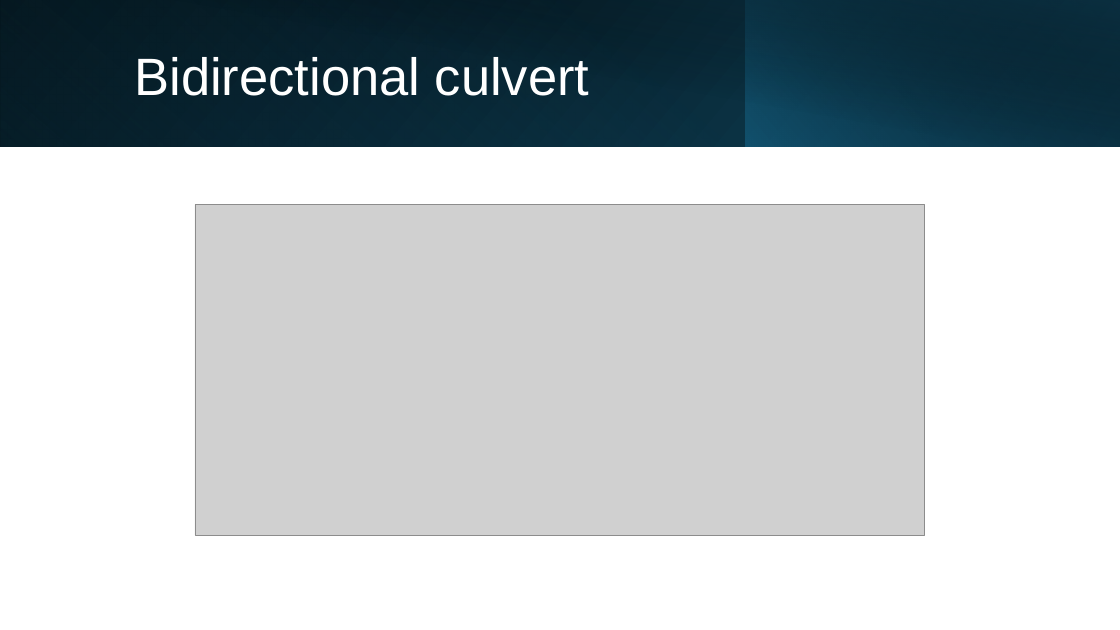
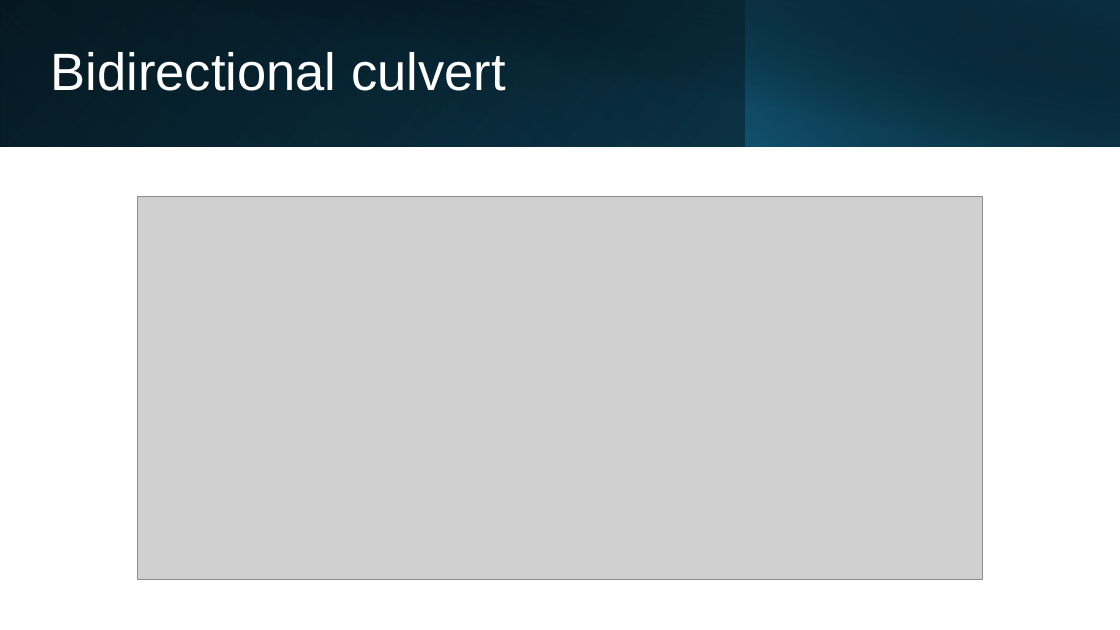
Before and after one commit to clairewang23/hre-model, a slide deck: slide 3 of Presentations/HRE culvert scale model.pptx. Drawn at 1120x630 pixels with LibreOffice and Linux fonts; fonts in the diff are those of the drawing; grey boxes stand for pictures. Boxes give left, top, right and bottom in pixels: in the first picture for what was removed or moved away, otherwise in the second. Text is boxed around its words. In the diff, an @@ line names an element or a change of style, - is before the commit and + after.

```diff
--- a/Presentations/HRE culvert scale model.pptx
+++ b/Presentations/HRE culvert scale model.pptx
@@ title "Bidirectional culvert": place and size @@
-title "Bidirectional culvert" at (134,57,590,96)
+title "Bidirectional culvert" at (51,52,506,91)
@@ picture: place and size @@
-picture at (195,204,925,535)
+picture at (138,197,982,579)
```
Also in this commit, not shown: 6 other slides changed, 3 slides added, 5 other files.
